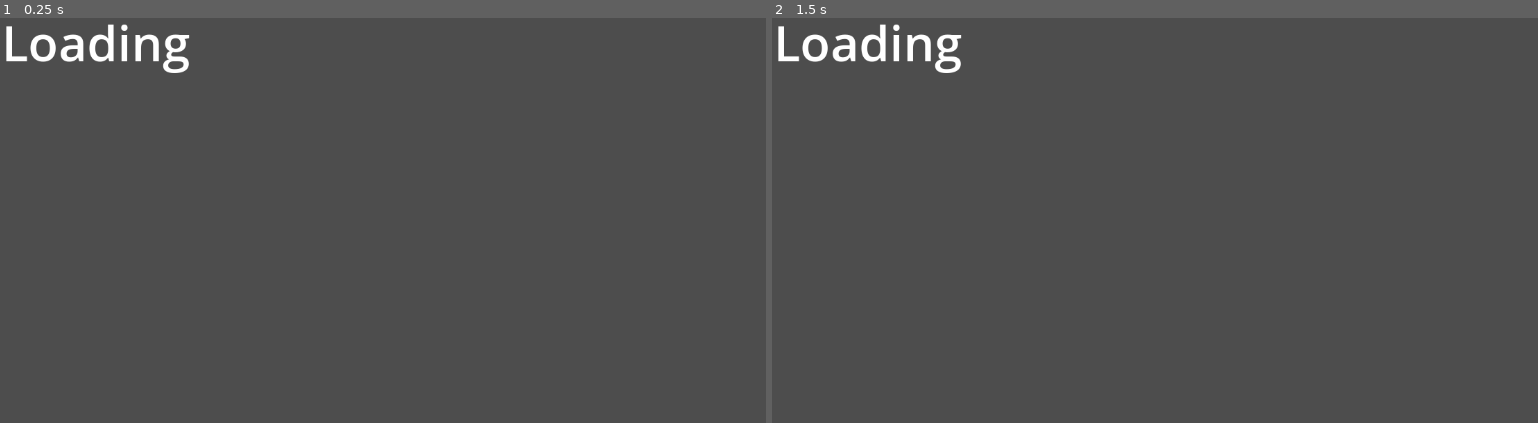
Above: before the commit, frames 1-2 (left to right).
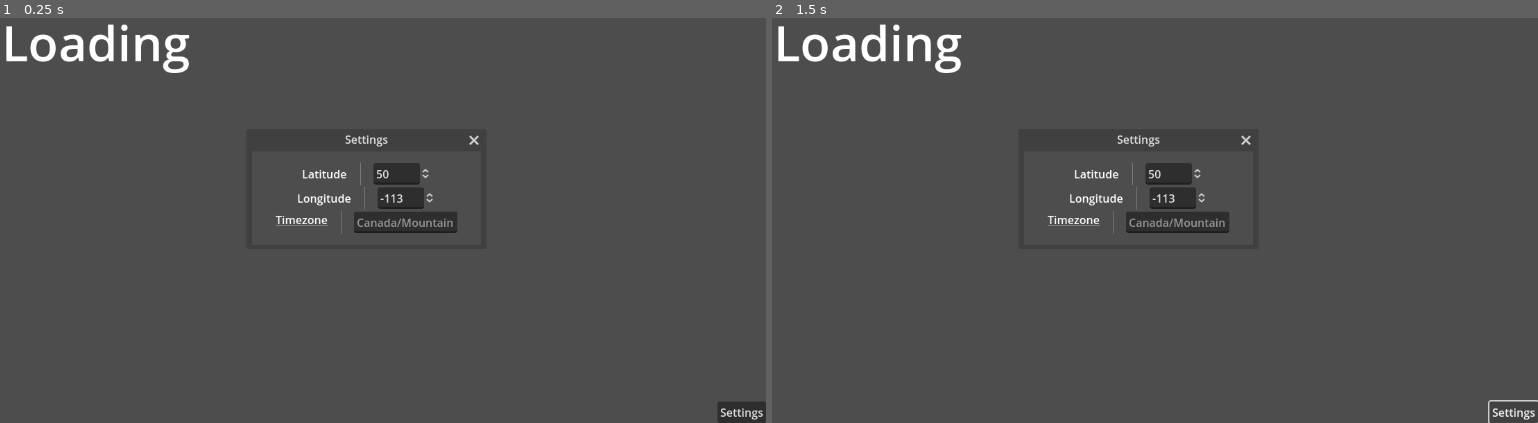
Above: after the commit, the same moments.

Repository: Shuflduf/SWeather
Game: Godot game, scene res://main.tscn
The game is run twice, just before and just after one commit, with the same random seed, the same clock (stepped at 60 frames per second) and the same inputs.
Inputs (mouse positions are in pixels of both pictures, inside the frame that each line leads up to):
- Up to frame 1 (0.25 s): no input
- Up to frame 2 (1.5 s): click (1515, 410) at 0.5 s, where only the run after the commit has a clickable "Settings"

The runs differ from the first frame. In frame 1, 1.9% of the frame differs, in the area x 35-100%, y 28-100%; in frame 2, 1.7%.
Error before the commit: Trying to assign value of type 'Nil' to a variable of type 'Dictionary'. (res://main.gd:43)
Error after the commit: Trying to assign value of type 'Nil' to a variable of type 'Dictionary'. (res://main.gd:42)

Commit message:
settings menu

Diff:
--- a/main.gd
+++ b/main.gd
@@ -7,7 +7,7 @@
 			"longitude=-74.006", \
 			"hourly=temperature_2m", \
 			"current=temperature_2m", \
-			"timezone=America%2FEdmonton"]
+			"timezone=Canada%2FMountain"]
 # Called when the node enters the scene tree for the first time.
 
 const MONTHS = {
@@ -35,7 +35,6 @@
 		new_url += tag
 		new_url += "&"
 	new_url = new_url.rstrip("&")
-	print(new_url)
 	return new_url
 
 func _on_http_request_request_completed(_r, _r_code, _h, body: PackedByteArray) -> void:
@@ -43,18 +42,21 @@
 	var data: Dictionary = JSON.parse_string(body.get_string_from_utf8())
 	$MarginContainer/ScrollContainer/Temps/Temp.text = str(data["current"]["temperature_2m"])
 
-	var current_date: int
+	var current_day: int
+	var current_hour = Time.get_datetime_dict_from_system()
+	for i in data["hourly"]["time"].size():
+		var full_time: String = data["hourly"]["time"][i]
 
-	for i in data["hourly"]["time"].size():
+		var day = full_time.substr(8, 2)
+		if current_day != int(day):
+			current_day = int(day)
+			%Temps.add_child(HSeparator.new())
 
-		var full_time: String = data["hourly"]["time"][i]
+		var int_hour = int(full_time.substr(11, 2))
+		if int_hour < current_hour["hour"] and int(day) <= current_hour["day"]:
+			continue
+
 		var month = MONTHS[int(full_time.substr(5, 2))]
-		var date = full_time.substr(8, 2)
-		if current_date != int(date):
-			current_date = int(date)
-			%Temps.add_child(HSeparator.new())
-			continue
-		var int_hour = int(full_time.substr(11, 2))
 		var str_hour: String
 		if int_hour > 11:
 			if int_hour - 12 == 0:
@@ -66,7 +68,7 @@
 
 		var new_label = Label.new()
 		new_label.text += month + " "
-		new_label.text += date + " "
+		new_label.text += day + " "
 		new_label.text += str_hour + " "
 		new_label.text += str(data["hourly"]["temperature_2m"][i])
 		new_label.text += str(data["hourly_units"]["temperature_2m"])
--- a/main.tscn
+++ b/main.tscn
@@ -1,6 +1,7 @@
-[gd_scene load_steps=2 format=3 uid="uid://cea47gh2npyxr"]
+[gd_scene load_steps=3 format=3 uid="uid://cea47gh2npyxr"]
 
 [ext_resource type="Script" path="res://main.gd" id="1_27w4e"]
+[ext_resource type="Script" path="res://settings.gd" id="2_swnw0"]
 
 [node name="Main" type="Control"]
 layout_mode = 3
@@ -40,4 +41,103 @@
 theme_override_font_sizes/font_size = 71
 text = "Loading"
 
+[node name="Button" type="Button" parent="."]
+layout_mode = 1
+anchors_preset = 3
+anchor_left = 1.0
+anchor_top = 1.0
+anchor_right = 1.0
+anchor_bottom = 1.0
+offset_left = -70.0
+offset_top = -31.0
+grow_horizontal = 0
+grow_vertical = 0
+text = "Settings
+"
+
+[node name="Window" type="Window" parent="."]
+title = "Settings"
+initial_position = 1
+size = Vector2i(330, 135)
+script = ExtResource("2_swnw0")
+
+[node name="VBoxContainer" type="VBoxContainer" parent="Window"]
+anchors_preset = 15
+anchor_right = 1.0
+anchor_bottom = 1.0
+grow_horizontal = 2
+grow_vertical = 2
+size_flags_horizontal = 3
+size_flags_vertical = 3
+alignment = 1
+
+[node name="Latitude" type="HBoxContainer" parent="Window/VBoxContainer"]
+layout_mode = 2
+size_flags_vertical = 0
+alignment = 1
+
+[node name="Label" type="Label" parent="Window/VBoxContainer/Latitude"]
+layout_mode = 2
+size_flags_horizontal = 4
+text = "Latitude"
+
+[node name="VSeparator" type="VSeparator" parent="Window/VBoxContainer/Latitude"]
+layout_mode = 2
+theme_override_constants/separation = 30
+
+[node name="SpinBox" type="SpinBox" parent="Window/VBoxContainer/Latitude"]
+layout_mode = 2
+size_flags_vertical = 4
+min_value = -90.0
+max_value = 90.0
+step = 0.01
+value = 50.0
+
+[node name="Longitude" type="HBoxContainer" parent="Window/VBoxContainer"]
+layout_mode = 2
+size_flags_vertical = 0
+alignment = 1
+
+[node name="Label" type="Label" parent="Window/VBoxContainer/Longitude"]
+layout_mode = 2
+size_flags_horizontal = 4
+text = "Longitude"
+
+[node name="VSeparator" type="VSeparator" parent="Window/VBoxContainer/Longitude"]
+layout_mode = 2
+theme_override_constants/separation = 30
+
+[node name="SpinBox" type="SpinBox" parent="Window/VBoxContainer/Longitude"]
+layout_mode = 2
+size_flags_vertical = 4
+min_value = -180.0
+max_value = 180.0
+step = 0.01
+value = -113.0
+
+[node name="Timezone" type="HBoxContainer" parent="Window/VBoxContainer"]
+layout_mode = 2
+size_flags_vertical = 0
+alignment = 1
+
+[node name="Label" type="RichTextLabel" parent="Window/VBoxContainer/Timezone"]
+layout_mode = 2
+size_flags_horizontal = 4
+tooltip_text = "https://en.wikipedia.org/wiki/List_of_tz_database_time_zones"
+bbcode_enabled = true
+text = "[url=https://en.wikipedia.org/wiki/List_of_tz_database_time_zones]Timezone"
+fit_content = true
+autowrap_mode = 0
+
+[node name="VSeparator" type="VSeparator" parent="Window/VBoxContainer/Timezone"]
+layout_mode = 2
+theme_override_constants/separation = 30
+
+[node name="LineEdit" type="LineEdit" parent="Window/VBoxContainer/Timezone"]
+layout_mode = 2
+placeholder_text = "Canada/Mountain"
+expand_to_text_length = true
+
 [connection signal="request_completed" from="HTTPRequest" to="." method="_on_http_request_request_completed"]
+[connection signal="close_requested" from="Window" to="Window" method="_on_close_requested"]
+[connection signal="meta_clicked" from="Window/VBoxContainer/Timezone/Label" to="Window" method="_on_label_meta_clicked"]
--- /dev/null
+++ b/settings.gd
@@ -0,0 +1,10 @@
+extends Window
+
+
+
+func _on_label_meta_clicked(meta: Variant) -> void:
+	OS.shell_open(meta)
+
+
+func _on_close_requested() -> void:
+	hide()
